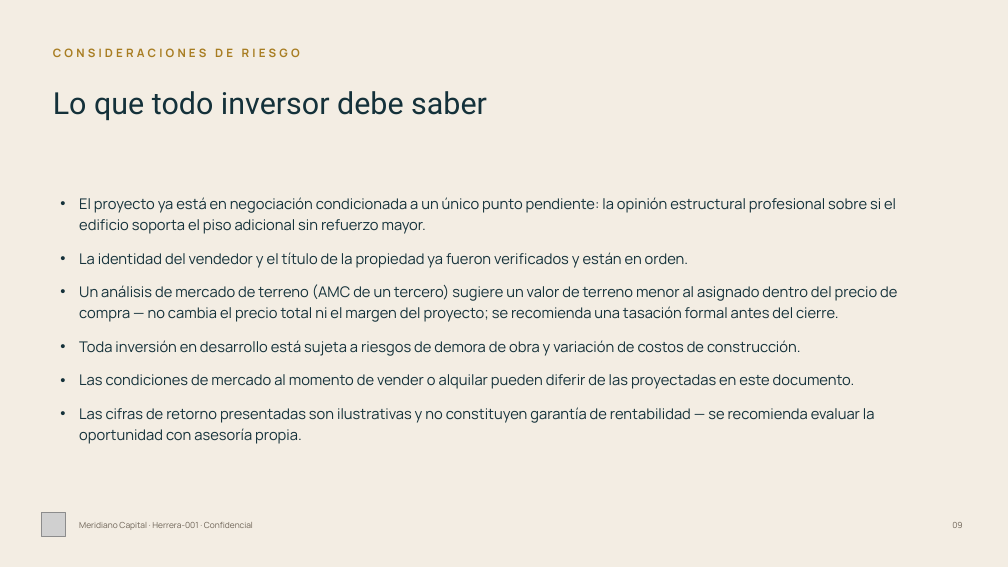
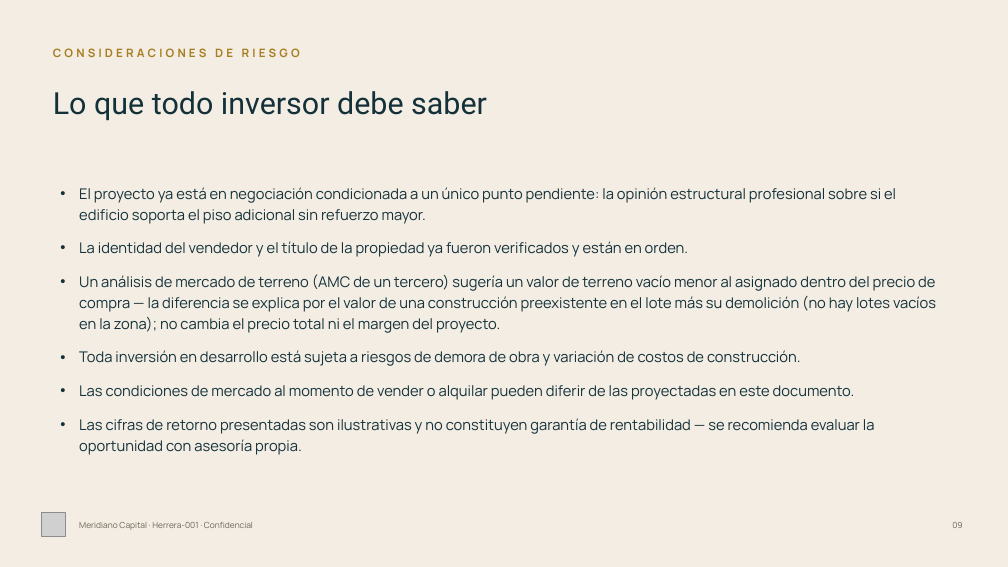
Before and after one commit to juanjosecastillo608/Meridiano-Capital, a slide deck: slide 9 of contracts/cases/HERRERA-001/entregables/HERRERA-001_Presentacion_Inversores.pptx. Drawn at 1008x567 pixels with LibreOffice and Linux fonts; fonts in the diff are those of the drawing; grey boxes stand for pictures. Boxes give left, top, right and bottom in pixels: in the first picture for what was removed or moved away, otherwise in the second. Text is boxed around its words. In the diff, an @@ line names an element or a change of style, - is before the commit and + after.

```diff
--- a/contracts/cases/HERRERA-001/entregables/HERRERA-001_Presentacion_Inversores.pptx
+++ b/contracts/cases/HERRERA-001/entregables/HERRERA-001_Presentacion_Inversores.pptx
@@ text at [79, 274, 936, 333]: text changed @@
-• Un análisis de mercado de terreno (AMC de un tercero) sugiere un valor de terreno menor al asignado dentro del precio de compra — no cambia el precio total ni el margen del proyecto; se recomienda una tasación formal antes del cierre.
+• Un análisis de mercado de terreno (AMC de un tercero) sugería un valor de terreno vacío menor al asignado dentro del precio de compra — la diferencia se explica por el valor de una construcción preexistente en el lote más su demolición (no hay lotes vacíos en la zona); no cambia el precio total ni el margen del proyecto.
```
Also in this commit, not shown: 1 other slide changed, 23 other files.
